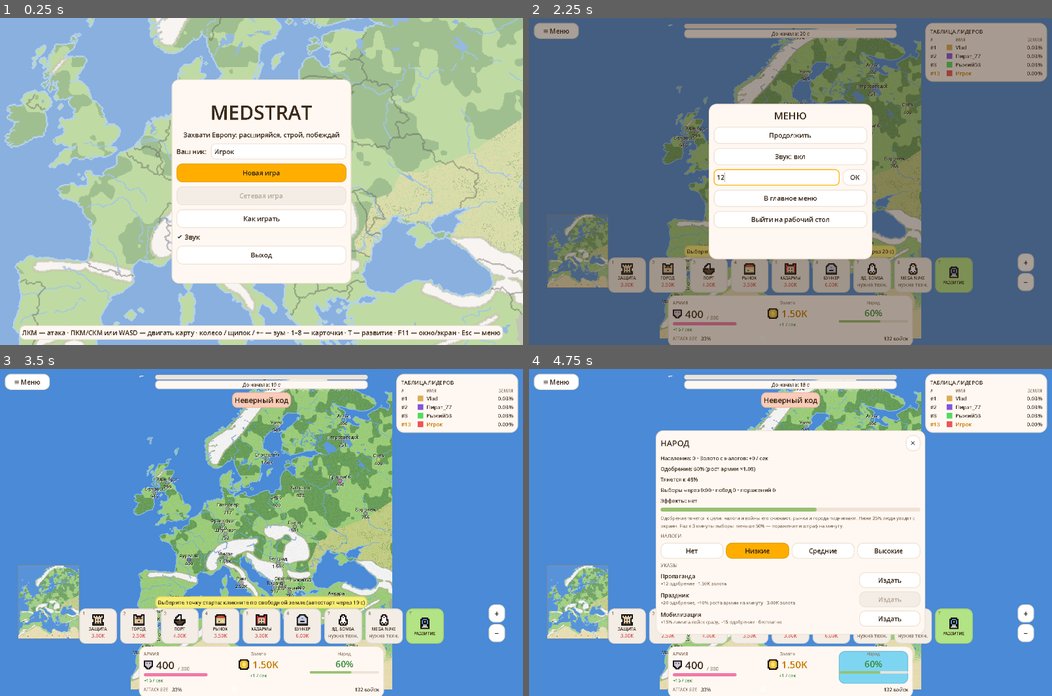
Above: before the commit, frames 1-4 (two rows, left to right).
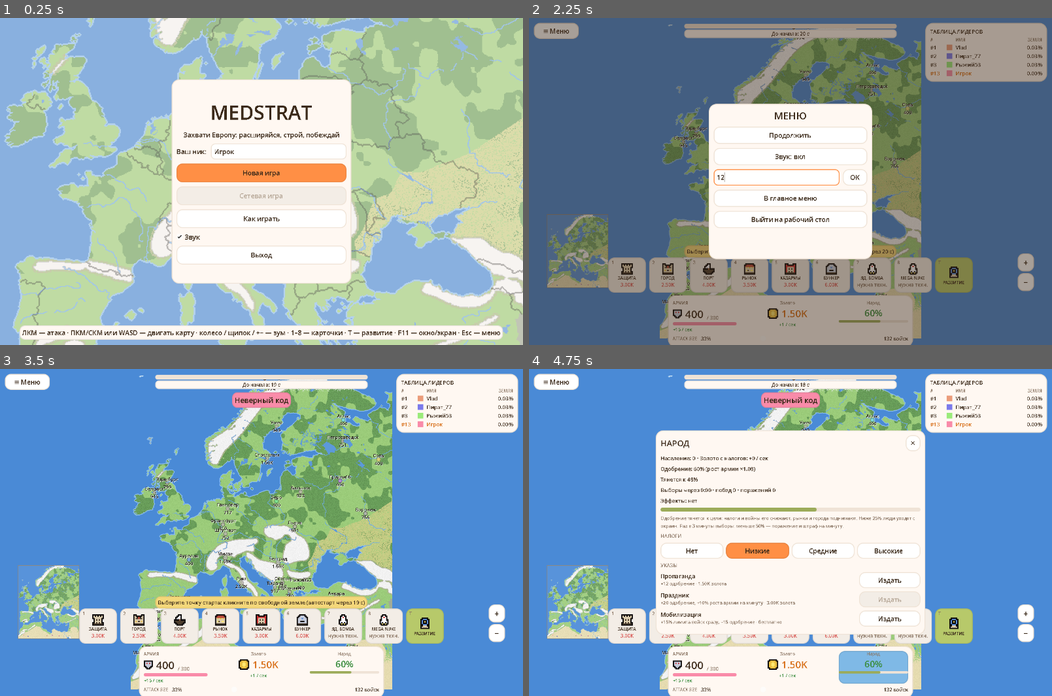
Above: after the commit, the same moments.

Repository: maximvasilevp-stack/medstrat
Game: Godot game, scene res://scenes/main_menu.tscn
Same seed, same stepped clock (60 frames per second), same inputs: the game is played once before the commit and once after it.
Inputs (mouse positions are in pixels of both pictures, inside the frame that each line leads up to):
- Up to frame 1 (0.25 s): no input
- Up to frame 2 (2.25 s): click "Новая игра" at 0.5 s; click "≡ Меню" at 1.25 s; click (774, 178) at 2.02 s; type "12" at 2.1 s
- Up to frame 3 (3.5 s): click "OK" at 2.75 s
- Up to frame 4 (4.75 s): click "T" at 3.5 s; click (874, 666) at 4.25 s

The runs differ from the first frame. In frame 1, 1.8% of the frame differs, in the area x 33-67%, y 44-51%; in frame 2, 0.2%; in frame 3, 1.3%; in frame 4, 2.8%, in the area x 4-85%, y 7-97%.

Commit message:
style: Sky/Lavender/Butter/Matcha/Pink/Tangerine palette for UI, site and factions; map terrain unchanged
Co-Authored-By: Claude Fable 5.1 <noreply@anthropic.com>

Diff:
--- a/scripts/sim/world.gd
+++ b/scripts/sim/world.gd
@@ -78,7 +78,7 @@
 	heat.resize(map.size())
 	scorch = PackedByteArray()
 	scorch.resize(map.size())
-	var me := _new_faction(human_name, Color(0.93, 0.33, 0.33), Kind.HUMAN)
+	var me := _new_faction(human_name, Color("#F98BA9"), Kind.HUMAN)
 	me["troops"] = float(Rules.START_TROOPS)
 	me["gold"] = float(Rules.START_GOLD)
 	var used := {}
@@ -98,20 +98,20 @@
 		var cell: int = c["cell"]
 		if owner[cell] != 0 or not _blob_ok(cell, radius, Rules.MIN_SPAWN_DISTANCE * 0.5):
 			continue
-		var f := _new_faction(c["name"], Color(0.60, 0.60, 0.62), Kind.CITY)
+		var f := _new_faction(c["name"], Color("#B9B3AE"), Kind.CITY)
 		_spawn_blob(f, radius, cell)
 		f["troops"] = float(Rules.CITY_STATE_TROOPS_MIN + (Rules.CITY_STATE_TROOPS_MAX - Rules.CITY_STATE_TROOPS_MIN) * (size - 1) / 2 + rng.randi_range(-150, 150))
 		f["base_troops"] = f["troops"]
 		placed += 1
 	while placed < Rules.NUM_CITY_STATES:
-		var f := _new_faction(Names.city_name(rng, used), Color(0.60, 0.60, 0.62), Kind.CITY)
+		var f := _new_faction(Names.city_name(rng, used), Color("#B9B3AE"), Kind.CITY)
 		var radius := rng.randi_range(Rules.CITY_STATE_RADIUS_MIN, Rules.CITY_STATE_RADIUS_MAX)
 		_spawn_blob(f, radius, _find_spawn(radius))
 		f["troops"] = float(rng.randi_range(Rules.CITY_STATE_TROOPS_MIN, Rules.CITY_STATE_TROOPS_MAX))
 		f["base_troops"] = f["troops"]
 		placed += 1
 	for i in Rules.NUM_BOTS:
-		var f := _new_faction(Names.bot_name(rng, used), Color.from_hsv(fmod(0.11 + i * 0.618034, 1.0), 0.62, 0.86), Kind.BOT)
+		var f := _new_faction(Names.bot_name(rng, used), Color.from_hsv(fmod(0.05 + i * 0.618034, 1.0), 0.48, 0.92), Kind.BOT)
 		_spawn_blob(f, Rules.SPAWN_RADIUS, _find_spawn(Rules.SPAWN_RADIUS))
 		f["troops"] = float(Rules.START_TROOPS)
 		f["gold"] = float(Rules.BOT_START_GOLD)
--- a/scripts/ui/hud.gd
+++ b/scripts/ui/hud.gd
@@ -327,7 +327,7 @@
 	army_cap = _label("/ 0", 12, ThemeFactory.TEXT_DIM)
 	army_cap.size_flags_vertical = SIZE_SHRINK_END
 	army_row.add_child(army_cap)
-	army_bar = _bar(Color("#F07AA8"), 8)
+	army_bar = _bar(ThemeFactory.PEACH, 8)
 	army.add_child(army_bar)
 	army_rate = _label("", 11, ThemeFactory.GREEN)
 	army.add_child(army_rate)
@@ -344,7 +344,7 @@
 	gold_row.add_theme_constant_override("separation", 8)
 	gold.add_child(gold_row)
 	gold_row.add_child(_icon(PixelSprites.COIN, "coin", Vector2(26, 26)))
-	gold_value = _label("0", 24, Color("#C97B00"))
+	gold_value = _label("0", 24, Color("#D9731F"))
 	gold_row.add_child(gold_value)
 	gold_rate = _label("", 11, ThemeFactory.GREEN)
 	gold_rate.horizontal_alignment = HORIZONTAL_ALIGNMENT_CENTER
@@ -448,7 +448,7 @@
 	var title := _label("РАЗВИТИЕ", 20)
 	title.size_flags_horizontal = SIZE_EXPAND_FILL
 	head.add_child(title)
-	tech_gold = _label("", 14, Color("#C97B00"))
+	tech_gold = _label("", 14, Color("#D9731F"))
 	head.add_child(tech_gold)
 	var close := Button.new()
 	close.text = "✕"
@@ -575,7 +575,7 @@
 	var box := VBoxContainer.new()
 	box.add_theme_constant_override("separation", 8)
 	event_panel.add_child(box)
-	event_title = _label("", 18, Color("#C97B00"))
+	event_title = _label("", 18, Color("#D9731F"))
 	box.add_child(event_title)
 	event_text = _label("", 13)
 	event_text.autowrap_mode = TextServer.AUTOWRAP_WORD_SMART
@@ -855,7 +855,7 @@
 	gold_rate.text = "+%s / сек" % Names.short_number(world.gold_rate_of(human))
 	var approval: float = f["approval"]
 	approval_value.text = "%d%%" % int(approval)
-	var ac := ThemeFactory.GREEN if approval >= 50.0 else (Color("#C97B00") if approval >= 25.0 else ThemeFactory.RED)
+	var ac := ThemeFactory.GREEN if approval >= 50.0 else (Color("#D9731F") if approval >= 25.0 else ThemeFactory.RED)
 	approval_value.add_theme_color_override("font_color", ac)
 	approval_bar.value = approval / 100.0
 	if not spawning:
@@ -910,7 +910,7 @@
 		r["name"].text = f["name"]
 		var share: float = world.land_share(f["id"]) * 100.0
 		r["share"].text = ("%.2f%%" if share < 1.0 else "%.1f%%") % share
-		var c: Color = Color("#C97B00") if f["id"] == human else ThemeFactory.TEXT
+		var c: Color = Color("#D9731F") if f["id"] == human else ThemeFactory.TEXT
 		r["name"].add_theme_color_override("font_color", c)
 		r["rank"].add_theme_color_override("font_color", c)
 
--- a/scripts/ui/theme_factory.gd
+++ b/scripts/ui/theme_factory.gd
@@ -2,19 +2,19 @@
 ## Bright "dopamine" UI theme built in code: cream panels, pastel pills, dark-brown text.
 
 const BG := Color("#FFFFFF")
-const BG_HOVER := Color("#7ED5F2")
-const BG_PRESSED := Color("#FFAE00")
+const BG_HOVER := Color("#7FB9E6")
+const BG_PRESSED := Color("#FF8F45")
 const FRAME := Color("#EFE3D6")
 const TEXT := Color("#3B2A1A")
 const TEXT_DIM := Color("#8A7563")
 const PANEL := Color("#FFF8F2")
-const SKY := Color("#7ED5F2")
-const LAVENDER := Color("#CEA8F6")
-const LIME := Color("#B2E384")
-const LEMON := Color("#F6EE75")
-const ORANGE := Color("#FFAE00")
-const PEACH := Color("#FACBB8")
-const BLUE := Color("#A2C7F7")
+const SKY := Color("#7FB9E6")        # Sky
+const LAVENDER := Color("#D6BEEA")   # Lavender
+const LEMON := Color("#F4D77A")      # Butter
+const LIME := Color("#B7C96A")       # Matcha
+const ORANGE := Color("#FF8F45")     # Tangerine
+const PEACH := Color("#F98BA9")      # Pink
+const BLUE := Color("#A9CFEE")       # lighter Sky
 const RED := Color("#D9534F")
 const GREEN := Color("#3C8D3F")
 const RADIUS := 14
@@ -58,6 +58,7 @@
 	t.set_color("font_hover_pressed_color", "CheckBox", TEXT)
 	t.set_stylebox("normal", "LineEdit", box(BG, FRAME, 8, 10))
 	t.set_stylebox("focus", "LineEdit", box(BG, ORANGE, 8, 10))
+	t.set_stylebox("hover", "LineEdit", box(BG, SKY, 8, 10))
 	t.set_color("font_color", "LineEdit", TEXT)
 	t.set_color("font_placeholder_color", "LineEdit", TEXT_DIM)
 	t.set_color("caret_color", "LineEdit", TEXT)
Not shown, changed: docs/index.html
Not shown, changed: docs/play.html
Not shown, changed: docs/play.pck
